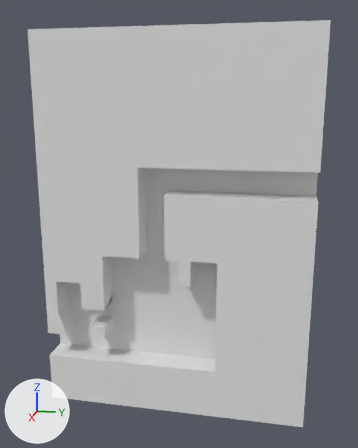
What one commit did to the Blender file Assets/AronAssets/3d levels/done/testLevel_2CPGJ2022.blend.
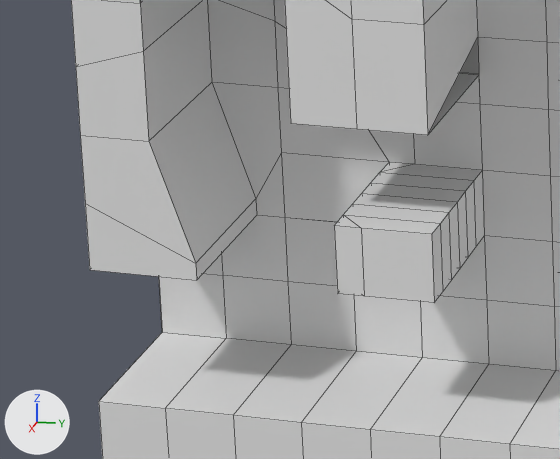
The first picture shows the older version from a 50 mm lens placed at (34.53, 7.29, 13.52), pointed at (-1.59, 0.07, 4.49). The close-ups show both versions on the part from 9% to 35% of the width and 64% to 81% of the height of that picture. Every picture has the same lights, and +X, +Y and +Z are marked at lower left. The close-ups show mesh edges as thin lines.
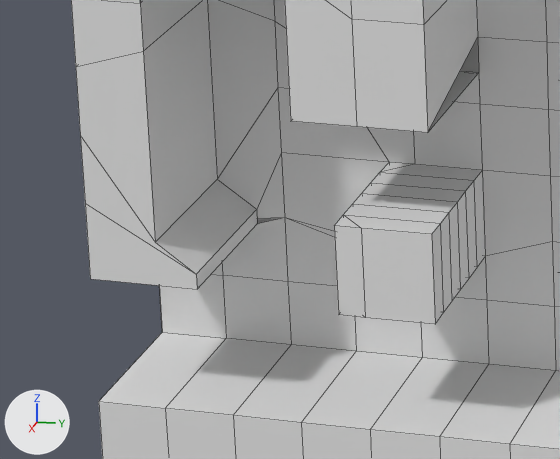
Diff of the bpy script that builds the scene:
```diff
--- a/Assets/AronAssets/3d levels/done/testLevel_2CPGJ2022.blend.py
+++ b/Assets/AronAssets/3d levels/done/testLevel_2CPGJ2022.blend.py
@@ me_cube @@
 # used by ob_cube; location = (0.0, 0.0, 0.0); scale = (1.0, 10.0, 10.0)
-me_cube.from_pydata(...)  # 1168 vertices, 1136 faces; spans x -4.0..1.0, y -1.0..1.0, z -1.0..1.84
+me_cube.from_pydata(...)  # 1168 vertices, 1138 faces; spans x -4.0..1.0, y -1.0..1.0, z -1.0..1.84
+# me_cube part 1
+# 17 vertices in x -1.0..1.0, y -0.71..-0.52, z -0.43 move by (0.0, 0.0, -0.03)
+# 5 vertices in x -1.0..1.0, y -1.0..-0.85, z -0.43 move by (0.0, 0.0, -0.01)
+# 4 vertices move from x -1.0..1.0, y -0.9..-0.85, z -0.4..-0.24 to x -1.0..1.0, y -0.9..-0.85, z -0.42..-0.38
+# 2 new faces join them
 me_cube.materials.append(mat_material)
```

Location of each change, (x1, y1, x2, y2) in pixels of the close-ups (560 x 459 px):
part 1 of me_cube, built on: before (76, 0, 554, 307); after (76, 0, 554, 324)
